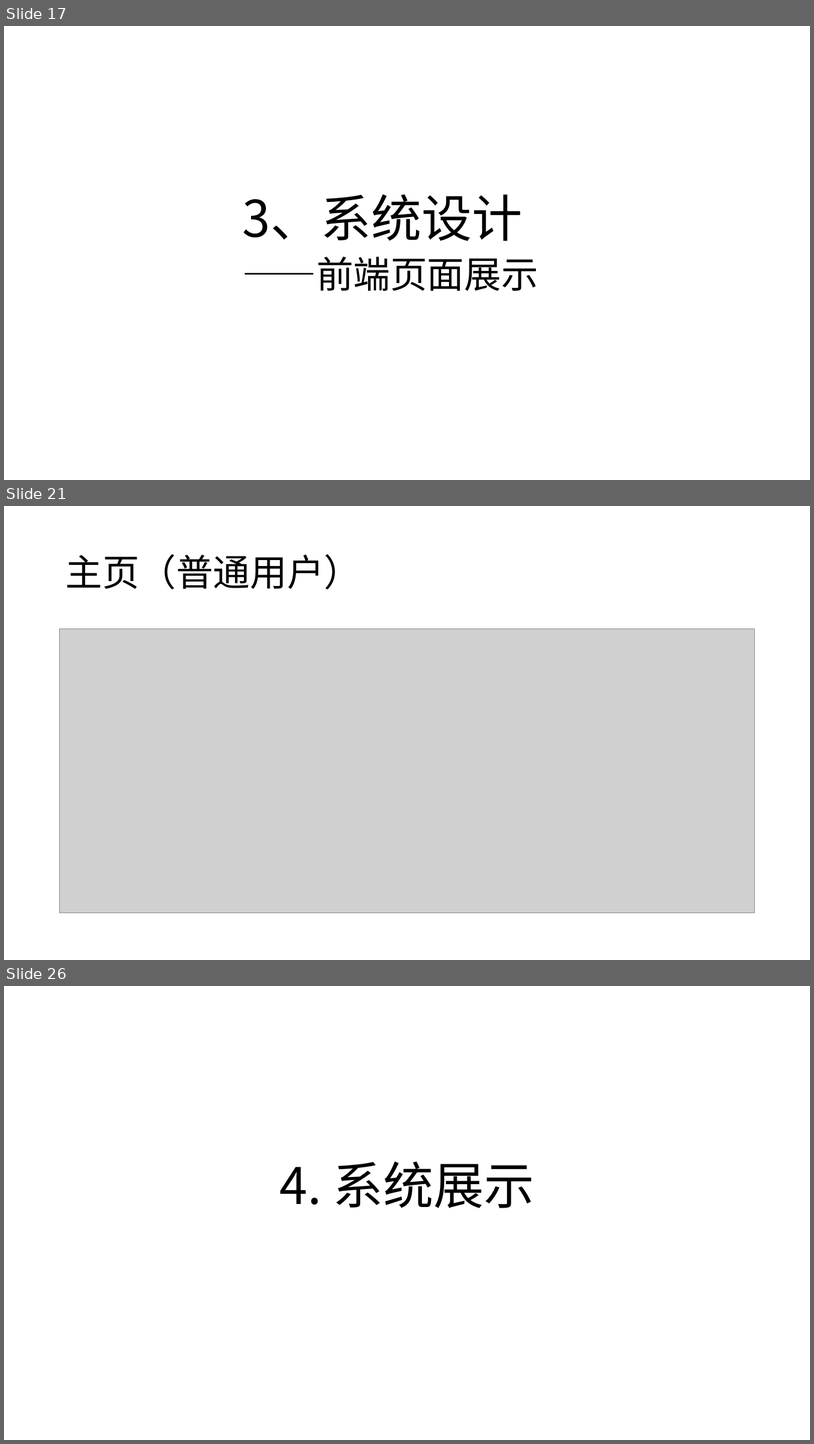
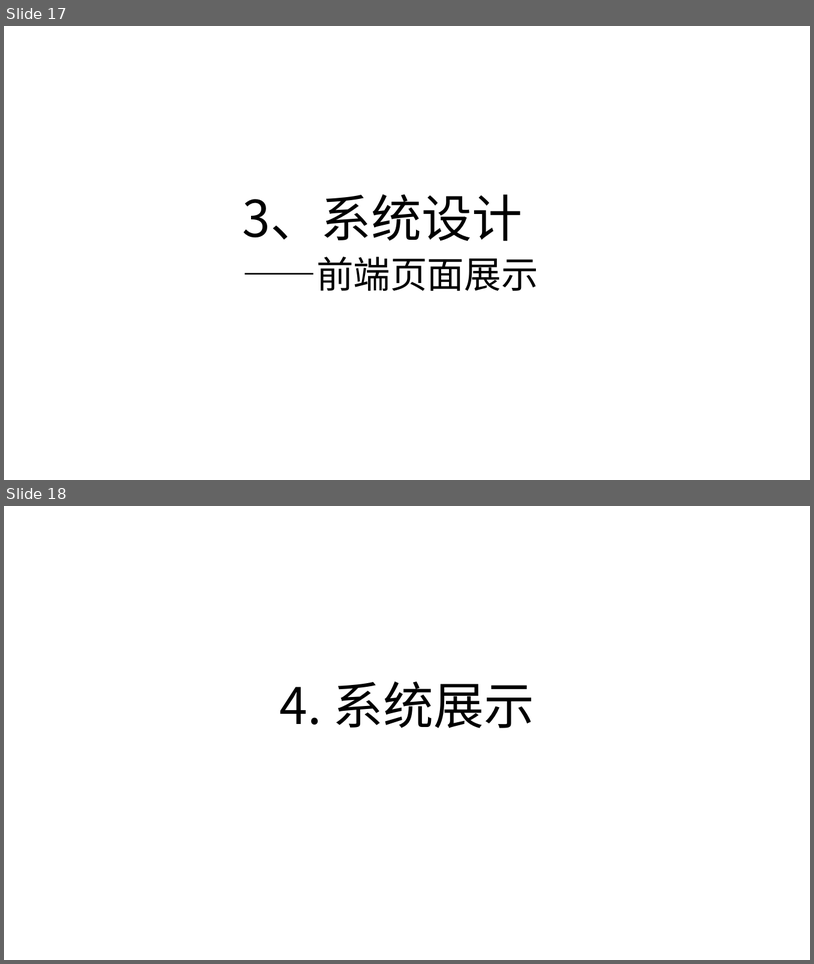
Before and after one commit to GuanyuCui/2020-DBLAB, a slide deck: 展示报告.pptx. Shown one above the other, each under a label of ours: slides 17, 21 and 26 before the commit, slides 17 and 18 after it; the slides between them are not shown. The pictures are 814x1444 and 814x964 pixels, drawn with LibreOffice and Linux fonts; fonts in the diff are those of the drawing; grey boxes stand for pictures. Boxes give left, top, right and bottom in pixels: in the first picture for what was removed or moved away, otherwise in the second. Text is boxed around its words. In the diff, an @@ line names an element or a change of style, - is before the commit and + after.

```diff
--- a/展示报告.pptx
+++ b/展示报告.pptx
@@ slide 21 removed at (x1=4, y1=506, x2=810, y2=960), background #FFFFFF @@
@@ title removed at (x1=65, y1=554, x2=361, y2=589) @@
-主页（普通用户）
@@ picture removed at (x1=60, y1=629, x2=755, y2=913) @@
@@ what was slide 26 is now slide 18 @@
```
Also in this commit, not shown: 7 other slides removed, 4 other files.
